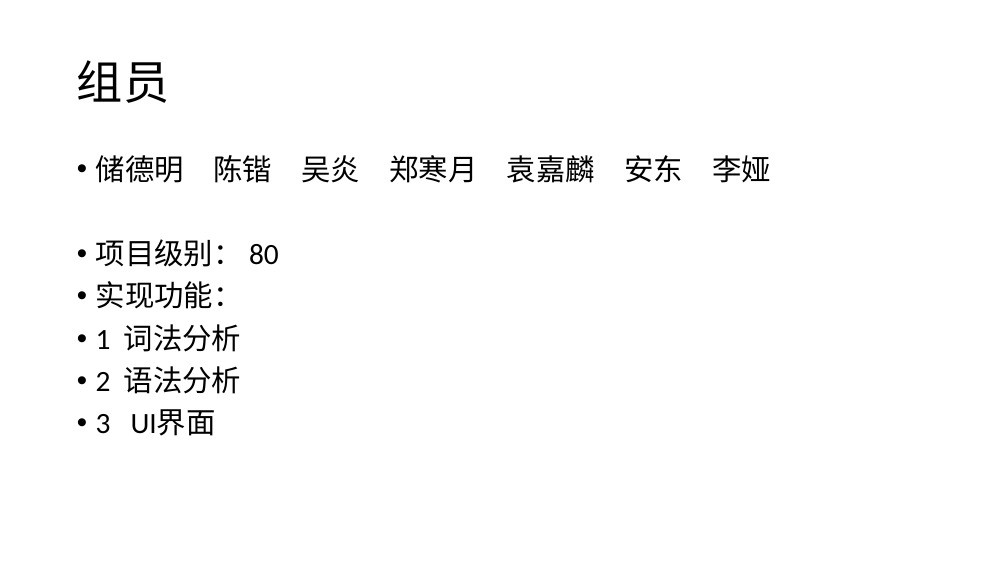
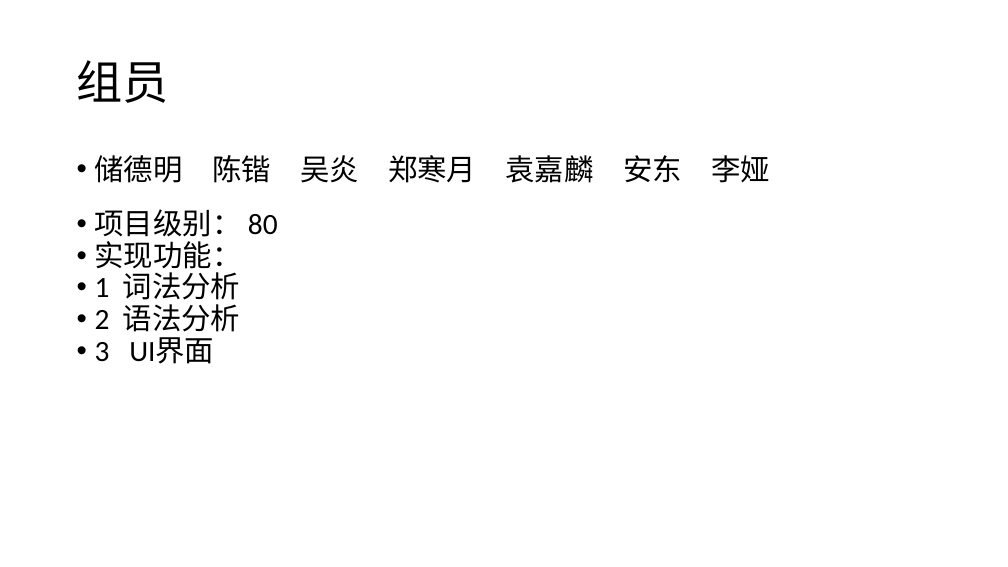
Before and after one commit to ecnucompiler/compiler, a slide deck: slide 2 of 项目说明.pptx. Drawn at 1008x567 pixels with LibreOffice and Linux fonts; fonts in the diff are those of the drawing. Boxes give left, top, right and bottom in pixels: in the first picture for what was removed or moved away, otherwise in the second. Text is boxed around its words. In the diff, an @@ line names an element or a change of style, - is before the commit and + after.

Commit message:
ppt changed

```diff
--- a/项目说明.pptx
+++ b/项目说明.pptx
@@ text "储德明 陈锴 吴炎 郑寒月 袁嘉麟 ..." at (95,155,770,364): indent changed; less space between paragraphs @@
```
Also in this commit, not shown: 2 other slides changed, 1 slide added, 1 slide removed, 5 other files.
